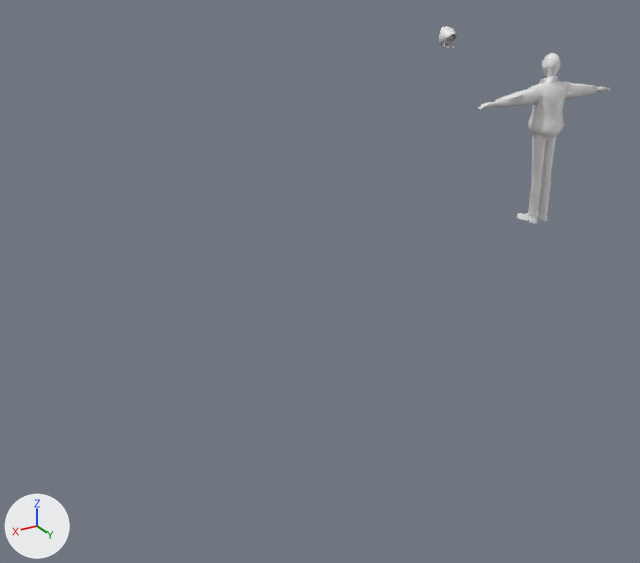
One commit to the FBX model Assets/Models/Characters/Rig_Stu.fbx: the scene before it, then after it.
One viewpoint serves both versions: a camera (50 mm lens) standing at (4.68, 9.59, 3.39) and looking at (1.33, 4.0, 0.59). Lighting does not change. The marker at lower left points along +X, +Y and +Z. Where no turn or scale is listed for an object, it has been applied to the vertices.

In view in the first picture: 'Stu', 'char_Face_Stu', 'obj_Glasses'.
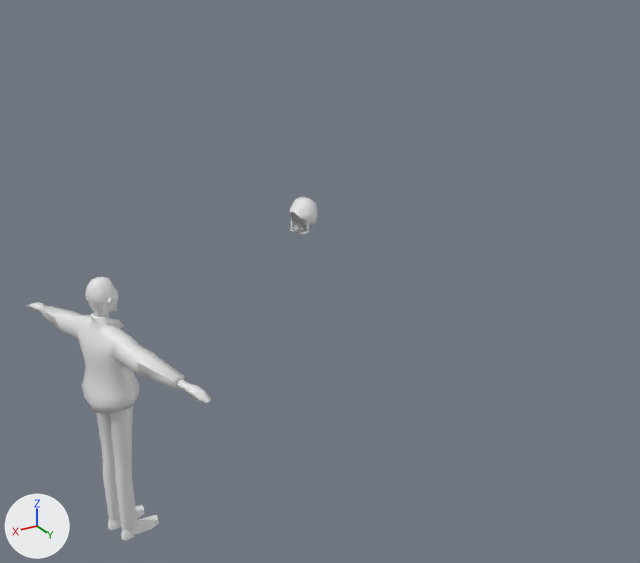
The change, as a list of edits to the scene's bpy script:
```text
Change ob_obj_glasses:
    ob_obj_glasses.location: (-1.357, 2.151, 2.096) -> (2.06, 4.976, 1.576)
Change ob_char_face_stu:
    ob_char_face_stu.location: (-1.353, 2.226, 2.078) -> (2.134, 4.993, 1.558)
    ob_char_face_stu.rotation_euler: (1.571, 0.0, 0.0) -> (1.571, 0.0, -1.291)  # degrees (90, 0, 0) -> degrees (90, 0, -74)
Change ob_stu:
    ob_stu.location: (-1.353, 3.635, 0.52) -> (3.489, 5.381, 0.0)
    ob_stu.rotation_euler: (0.0, 0.0, 0.0) -> (0.0, 0.0, -1.291)  # degrees (0, 0, 0) -> degrees (0, 0, -74)
```

Pixel boxes (x1, y1, x2, y2) of what changed, in the pictures (640 x 563 px):
'Stu', moved, turned
    before: (478, 53, 610, 224)
    after: (26, 277, 211, 541)
'char_Face_Stu', moved, turned
    before: (439, 26, 457, 49)
    after: (289, 197, 318, 234)
'obj_Glasses', moved
    before: (443, 34, 456, 48)
    after: (290, 212, 309, 234)
